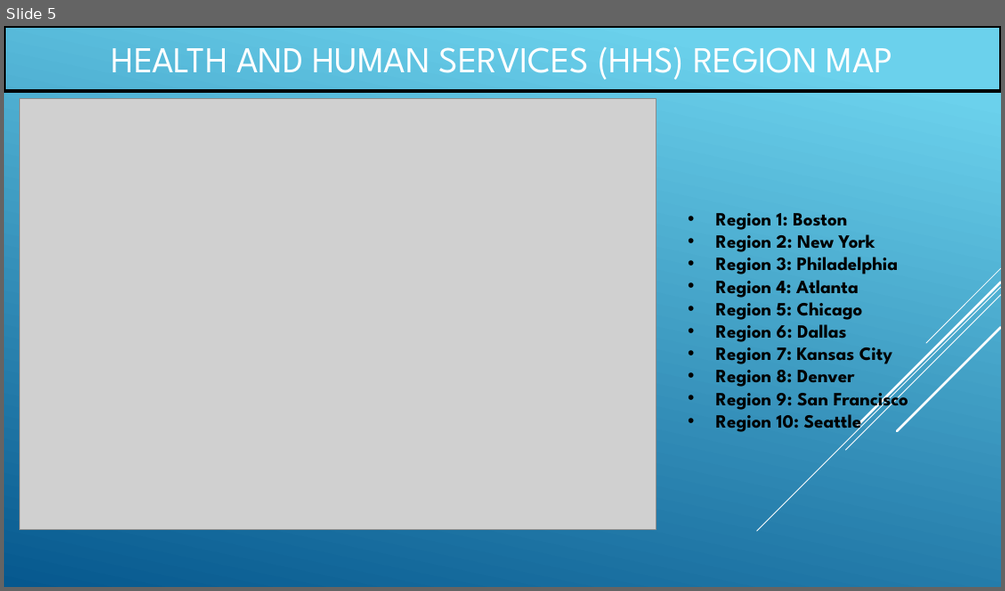
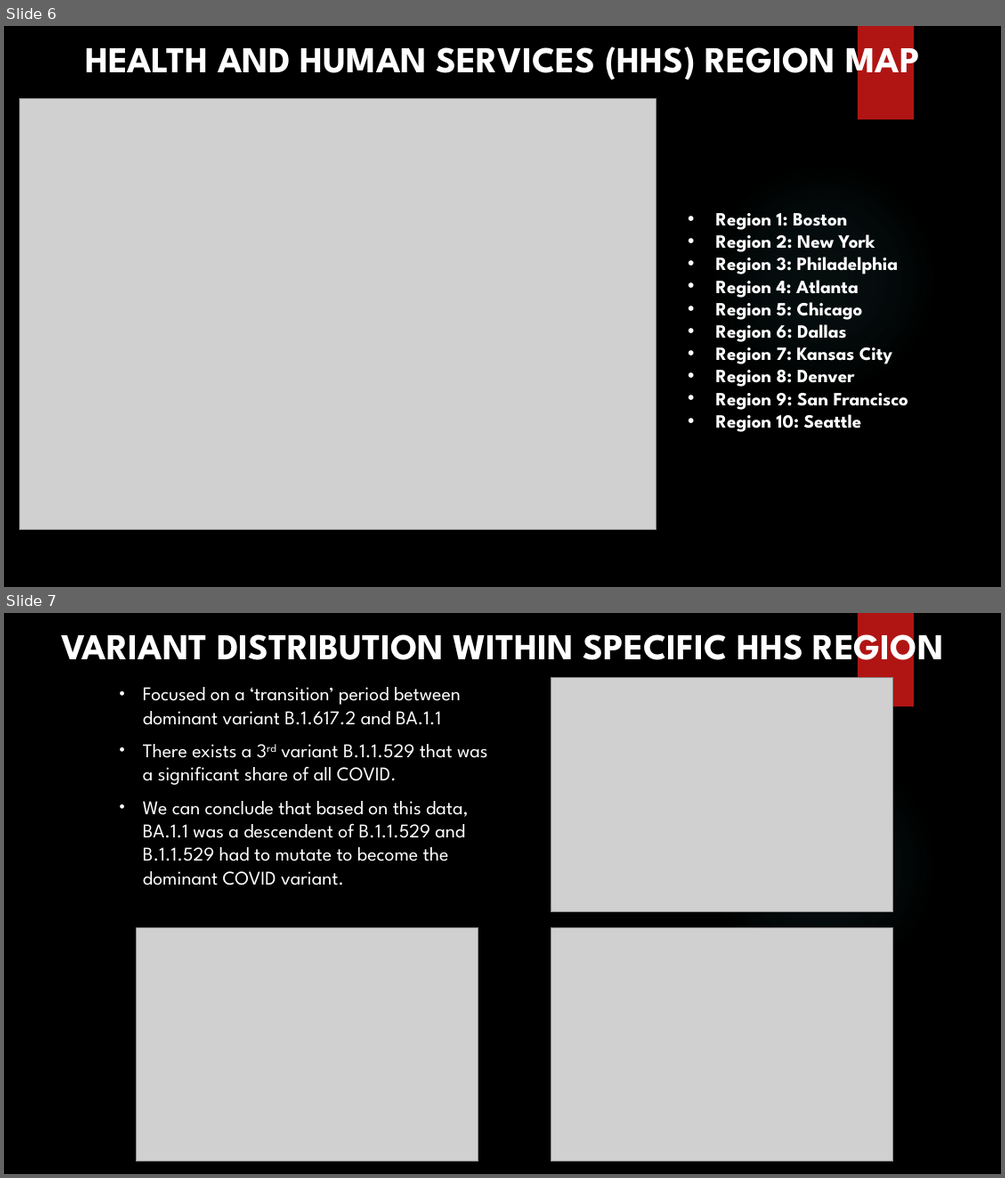
Before and after one commit to mcmonte95/Covid-Variant-Exploration-Project, a slide deck: Results/PresentationSlidedeck_V1.pptx. Shown one above the other, each under a label of ours: slide 5 before the commit, slides 6 and 7 after it. The pictures are 1005x591 and 1005x1178 pixels, drawn with LibreOffice and Linux fonts; fonts in the diff are those of the drawing; grey boxes stand for pictures; background and template pictures are left out. Boxes give left, top, right and bottom in pixels: in the first picture for what was removed or moved away, otherwise in the second. Text is boxed around its words. In the diff, an @@ line names an element or a change of style, - is before the commit and + after.

```diff
--- a/Results/PresentationSlidedeck_V1.pptx
+++ b/Results/PresentationSlidedeck_V1.pptx
@@ slide 7 added at <box>4,613,1001,1174</box>, background picture (left out); not listed: 2 template elements that a slide beside it also shows @@
@@ text added at <box>61,624,944,671</box>, 35.1 pt, text #FFFFFF, bold @@
+VARIANT DISTRIBUTION WITHIN SPECIFIC HHS REGION
@@ text added at <box>143,687,487,885</box>, 18.7 pt, text #FFFFFF @@
+• Focused on a ‘transition’ period between dominant variant B.1.617.2 and BA.1.1
+• There exists a 3rd variant B.1.1.529 that was a significant share of all COVID.
+• We can conclude that based on this data, BA.1.1 was a descendent of B.1.1.529 and B.1.1.529 had to mutate to become the dominant COVID variant.
@@ picture added at <box>551,678,893,912</box> @@
@@ picture added at <box>137,928,478,1162</box> @@
@@ picture added at <box>551,928,893,1162</box> @@
@@ what was slide 5 is now slide 6 @@
@@ slide 6 changed as well @@
@@ background gradient #6ED2EB to #06588E to picture (left out) @@
@@ text "HEALTH AND HUMAN SERVICES (HHS) ...": place and size @@
-text "HEALTH AND HUMAN SERVICES (HHS) ..." at <box>4,26,1001,91</box>
+text "HEALTH AND HUMAN SERVICES (HHS) ..." at <box>85,37,920,84</box>
@@ text "HEALTH AND HUMAN SERVICES (HHS) ..." at <box>85,37,920,84</box>: bold on; outline #000000 3 pt to none @@
@@ rectangle added at <box>858,26,914,119</box>, fill #B01513 @@
@@ ellipse added at <box>708,163,938,394</box>, fill gradient #50B9C1 @@
@@ text "Region 1: Boston" at <box>716,213,909,432</box>: text colour #000000 to #FFFFFF @@
@@ group removed at <box>757,268,1001,531</box>: 5 lines @@
```
Also in this commit, not shown: 4 other slides changed, 5 other slides added, 2 slides removed, 1 other file.
